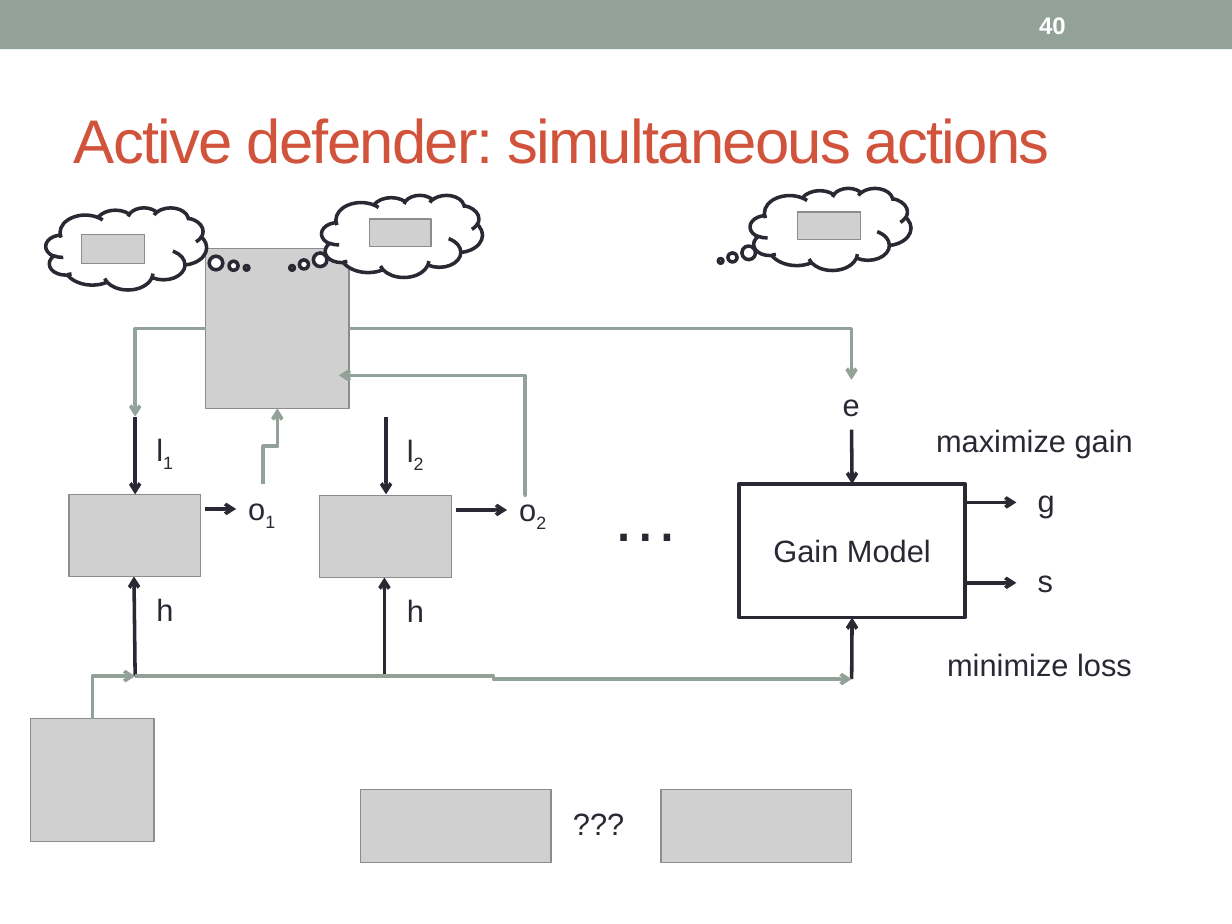
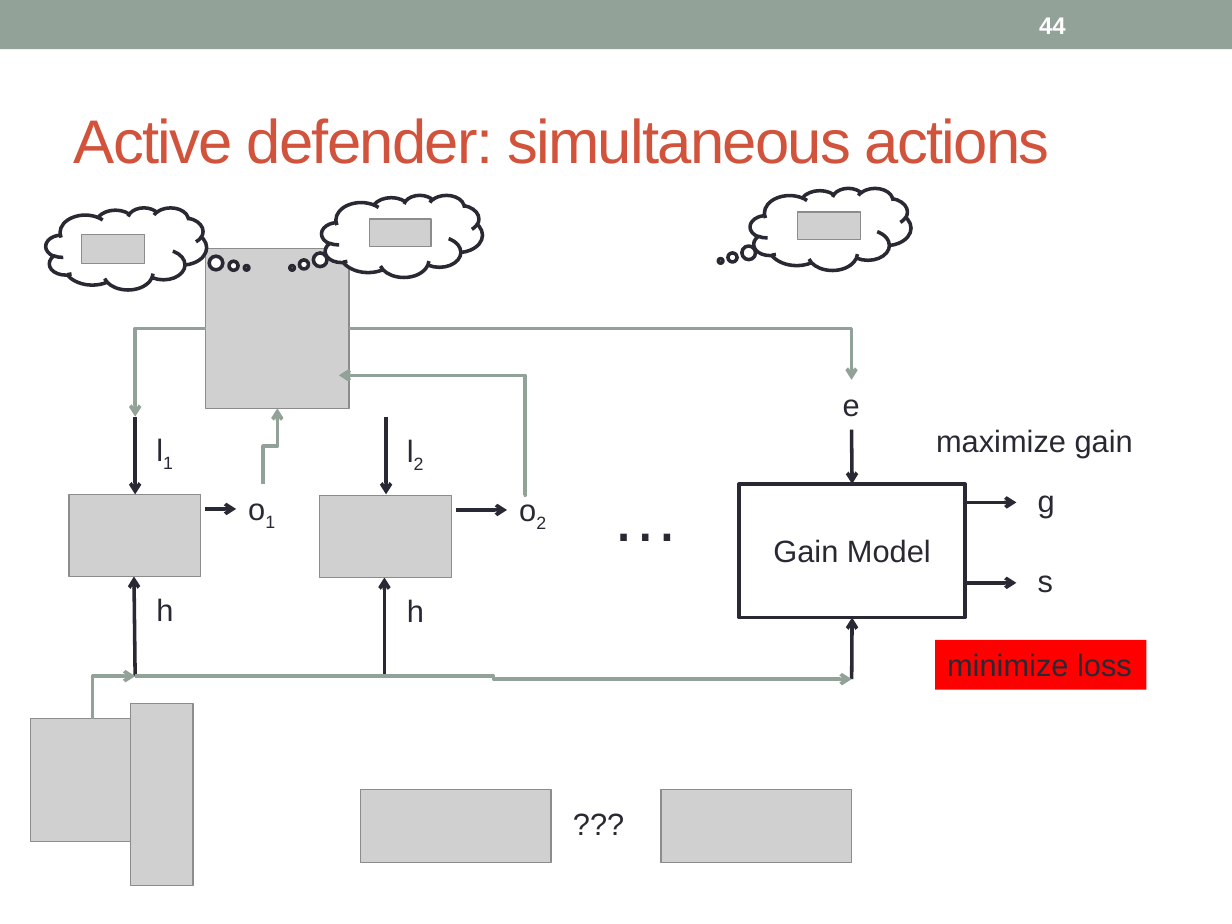
Before and after one commit to piotrm0/piotrm0.github.io, a slide deck: slide 44 of docs/mardziel15hcss.pres.pptx (slide 40 before the commit). Drawn at 1232x924 pixels with LibreOffice and Linux fonts; fonts in the diff are those of the drawing; grey boxes stand for pictures. Boxes give left, top, right and bottom in pixels: in the first picture for what was removed or moved away, otherwise in the second. Text is boxed around its words. In the diff, an @@ line names an element or a change of style, - is before the commit and + after.

```diff
--- a/docs/mardziel15hcss.pres.pptx
+++ b/docs/mardziel15hcss.pres.pptx
@@ page number at bbox=[1039, 17, 1066, 34]: text changed @@
-40
+44
@@ rectangle "minimize loss": place and size @@
-rectangle "minimize loss" at bbox=[947, 653, 1132, 677]
+rectangle "minimize loss" at bbox=[935, 639, 1147, 689]
@@ rectangle "minimize loss" at bbox=[935, 639, 1147, 689]: fill none to #FF0000 @@
@@ picture added at bbox=[131, 703, 193, 886] @@
```
Also in this commit, not shown: 39 other slides changed, 6 slides added, 2 slides removed, 1 other file.
